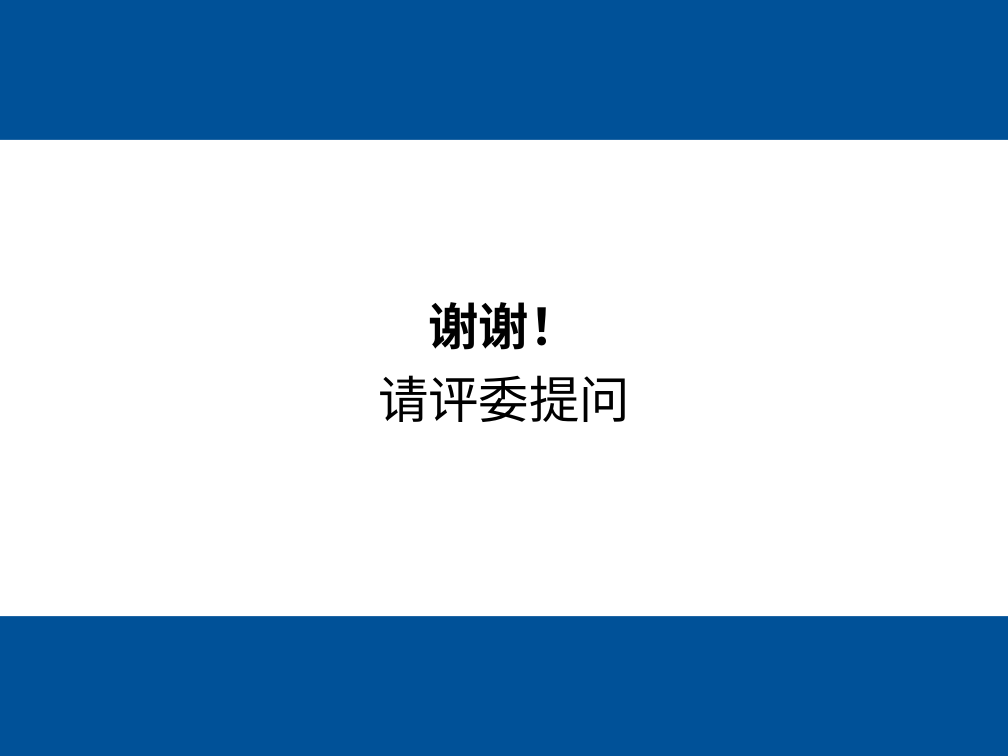
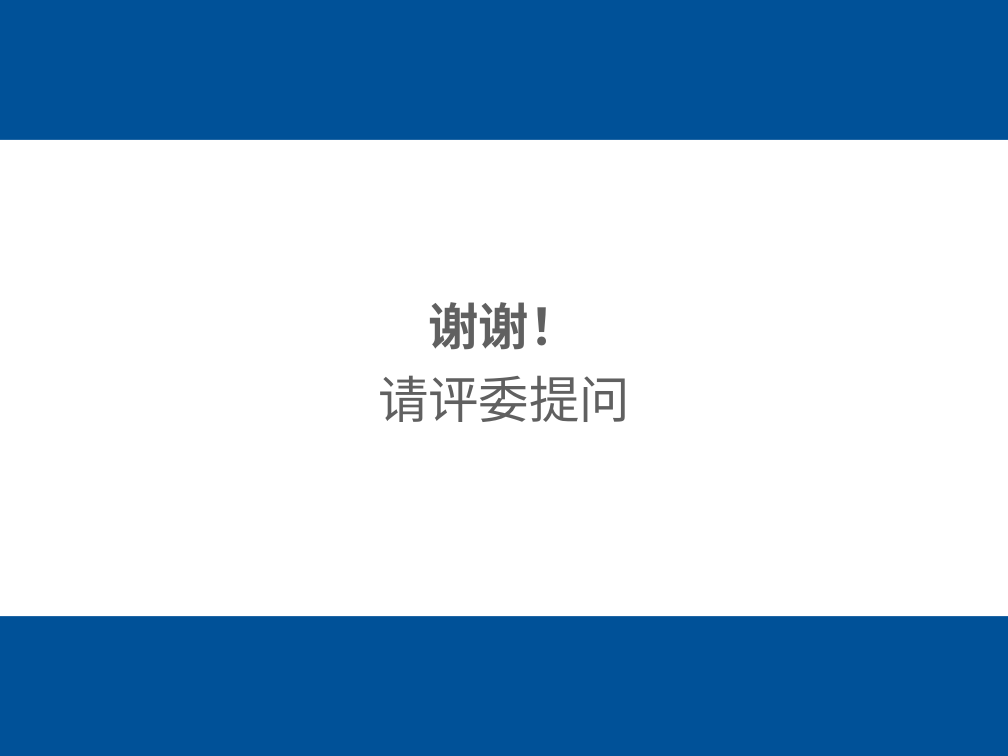
Before and after one commit to zhengyuliang/Blog-Back-Up, a slide deck: slide 24 of ppt/转正答辩汇报_郑宇亮.pptx (slide 32 before the commit). Drawn at 1008x756 pixels with LibreOffice and Linux fonts; fonts in the diff are those of the drawing; background and template pictures are left out. Boxes give left, top, right and bottom in pixels: in the first picture for what was removed or moved away, otherwise in the second. Text is boxed around its words. In the diff, an @@ line names an element or a change of style, - is before the commit and + after.

```diff
--- a/ppt/转正答辩汇报_郑宇亮.pptx
+++ b/ppt/转正答辩汇报_郑宇亮.pptx
@@ title "谢谢！ 请评委提问" at [378,302,630,422]: text colour #000000 to #606060 @@
```
Also in this commit, not shown: 18 other slides changed, 3 slides added, 14 slides removed.
